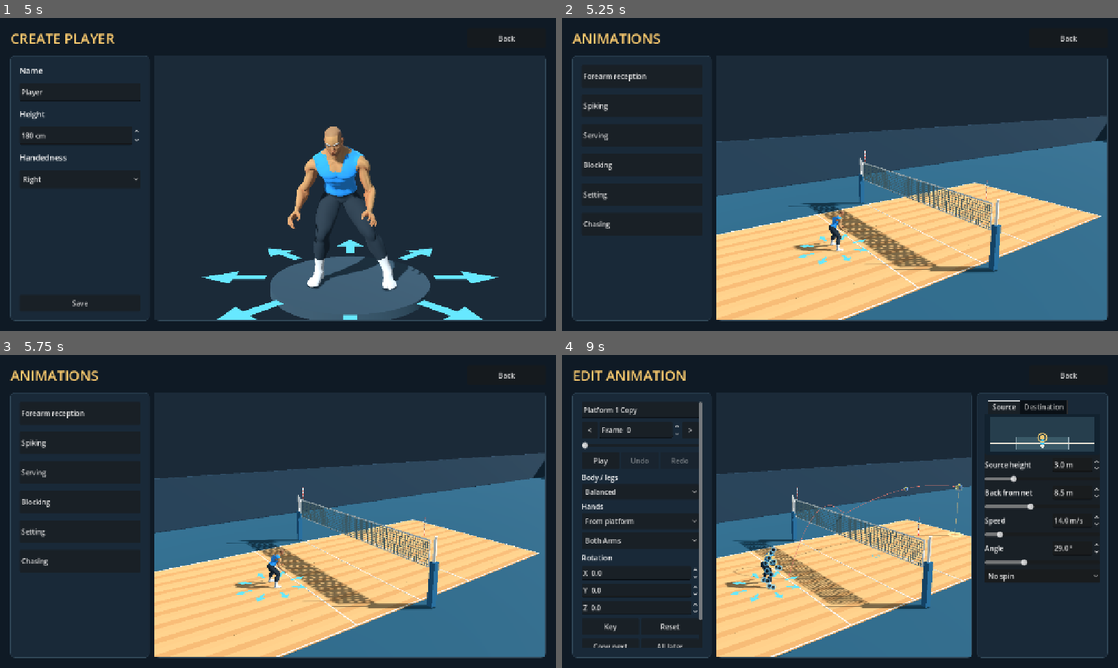
Above: before the commit, frames 1-4 (two rows, left to right).
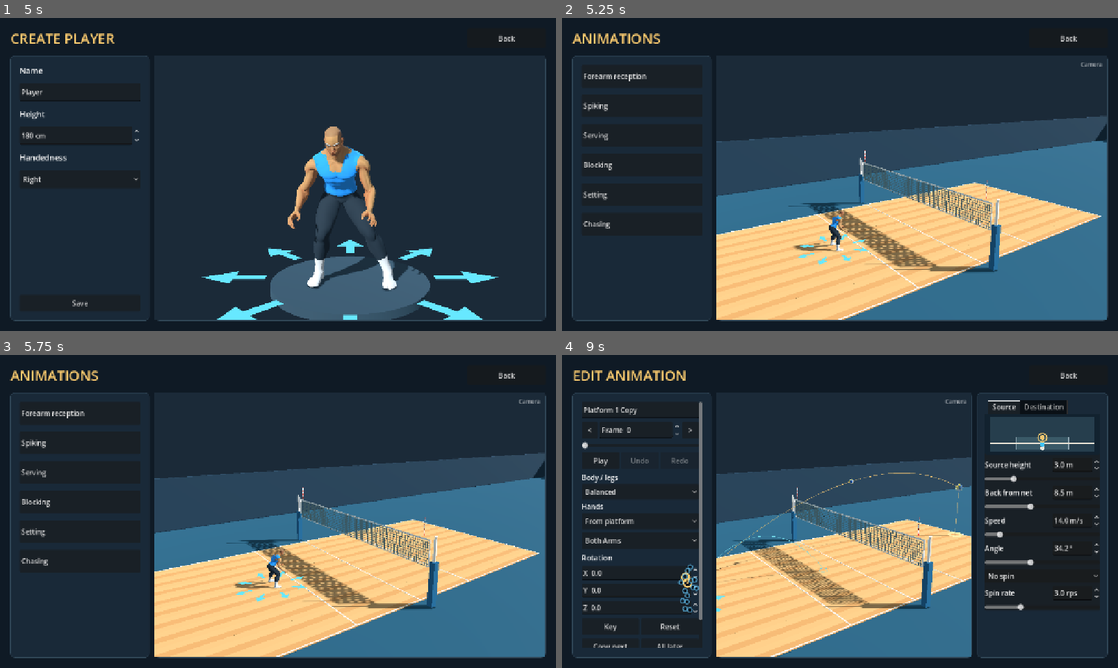
Above: after the commit, the same moments.

Repository: foreandr/volleyball
Game: Godot game, scene res://scenes/main.tscn
Same seed, same stepped clock (60 frames per second), same inputs: the game is played once before the commit and once after it.
Inputs:
- Up to frame 1 (5 s): click "Story" at 0.5 s; click "Back" at 1.25 s; click "Story" at 2 s; click "New" at 2.75 s; click "Back" at 3.5 s; click "New" at 4.25 s
- Up to frame 2 (5.25 s): click "Save" at 5 s
- Up to frame 3 (5.75 s): no input
- Up to frame 4 (9 s): click "Back" at 5.75 s; click "Load" at 6.5 s; click "Player" at 7.25 s; click "Forearm reception" at 8 s; click "Edit" at 8.75 s

Frame 1 is identical in both runs. In frame 2, less than 0.1% of the frame differs, in the area x 93-98%, y 14-16%; in frame 3, less than 0.1%; in frame 4, 1.8%, in the area x 20-97%, y 14-83%.

Commit message:
Add player-control preview and preserve camera and source setup

Diff:
--- a/scripts/animation_editor.gd
+++ b/scripts/animation_editor.gd
@@ -254,6 +254,7 @@
 
 func _process(delta: float) -> void:
 	super._process(delta)
+	if player_controls!=null and player_controls.active: return
 	if session == null: return
 	if playing and setup_drag.mode.is_empty():
 		var first: float = minf(0,ball_preview.contact_time-ball_preview.feed_duration)*EditSession.FPS
@@ -408,6 +409,9 @@
 	return selected
 
 func handle_preview_input(event: InputEvent) -> void:
+	if player_controls!=null and player_controls.active:
+		super.handle_preview_input(event)
+		return
 	if setup_drag != null and not gizmo_drag:
 		var joint_click: bool = event is InputEventMouseButton and event.pressed and event.button_index == MOUSE_BUTTON_LEFT and pick_handle(event.position)>=0
 		if (not joint_click or not setup_drag.mode.is_empty()) and setup_drag.handle(event):
--- a/scripts/court_setup_drag.gd
+++ b/scripts/court_setup_drag.gd
@@ -19,6 +19,7 @@
 	if event is InputEventMouseButton and event.button_index == MOUSE_BUTTON_LEFT:
 		if not event.pressed:
 			if mode.is_empty(): return false
+			if mode=="player" and moved: StorySession.save_preview_setup()
 			if mode == "player" and not moved and click_point.is_finite(): page.angle_control.place_point(click_point,click_mode)
 			mode = ""
 			return true
--- a/scripts/create.gd
+++ b/scripts/create.gd
@@ -19,6 +19,7 @@
 var panning := false
 var ball_controls_host: VBoxContainer
 var right_panel: PanelContainer
+var player_controls: RefCounted
 
 func _ready() -> void:
 	profile = initial_profile()
@@ -100,6 +101,7 @@
 		scroll.add_child(ball_controls_host)
 		build_ball_controls(ball_controls_host)
 	build_controls(controls)
+	if has_ball_controls(): player_controls = preload("res://scripts/preview_player_control.gd").new(self)
 	preview.grab_focus()
 
 func has_ball_controls() -> bool:
@@ -222,6 +224,7 @@
 	world.add_child(platform)
 
 func handle_preview_input(event: InputEvent) -> void:
+	if player_controls!=null and player_controls.active and not event is InputEventKey: return
 	if event is InputEventKey and event.pressed:
 		handle_keyboard(event)
 		return
@@ -243,6 +246,9 @@
 		if panning or dragging: preview.accept_event()
 
 func _process(delta: float) -> void:
+	if player_controls!=null:
+		player_controls.step(delta)
+		if player_controls.active: return
 	var focus := get_viewport().gui_get_focus_owner()
 	if focus is LineEdit or focus is TextEdit: return
 	if Input.is_key_pressed(KEY_CTRL) or Input.is_key_pressed(KEY_ALT) or Input.is_key_pressed(KEY_META): return
@@ -327,6 +333,9 @@
 	if event is InputEventKey and event.pressed: handle_keyboard(event)
 
 func handle_keyboard(event: InputEventKey) -> void:
+	if player_controls!=null and player_controls.handle_key(event):
+		get_viewport().set_input_as_handled()
+		return
 	match event.keycode:
 		KEY_ESCAPE: open_menu()
 		KEY_R,KEY_F: reset_view()
@@ -345,3 +354,7 @@
 				update_camera()
 		_: return
 	get_viewport().set_input_as_handled()
+
+func _input(event: InputEvent) -> void:
+	if event is InputEventKey and event.keycode in [KEY_F1,KEY_F2] and player_controls!=null:
+		handle_keyboard(event)
--- a/scripts/pass_angle_control.gd
+++ b/scripts/pass_angle_control.gd
@@ -99,7 +99,7 @@
 func update_spin_controls() -> void:
 	var type: String = SPINS[spin_picker.selected]
 	for control in [spin_rate_field,float_field]:
-		var show_: bool = type == "Dead float" if control == float_field else not type in ["Dead float","No spin"]
+		var show_: bool = type == "Dead float" if control == float_field else true
 		control.get_parent().visible = show_
 		control.get_meta("slider").visible = show_
 
@@ -156,6 +156,8 @@
 	back_field.set_value_no_signal(StorySession.feed_spot.y-4.0)
 	back_field.get_meta("slider").set_value_no_signal(back_field.value)
 	if pending:
+		var page := get_tree().current_scene
+		if page.get("player_controls")!=null and page.player_controls.active: return
 		pending = false
 		angle_requested.emit(requested)
 
--- /dev/null
+++ b/scripts/preview_player_control.gd
@@ -0,0 +1,106 @@
+extends RefCounted
+var page: Control
+var active := false
+var free_view := {}
+var animator_active := true
+var moving := false
+var indicator: Label
+var save_clock := 0.0
+
+func _init(host: Control) -> void:
+	page = host
+	indicator = Label.new()
+	indicator.text = "Camera"
+	indicator.add_theme_font_size_override("font_size",13)
+	indicator.modulate.a = 0.55
+	indicator.mouse_filter = Control.MOUSE_FILTER_IGNORE
+	page.preview.add_child(indicator)
+	indicator.set_anchors_and_offsets_preset(Control.PRESET_TOP_RIGHT)
+	indicator.offset_left = -80
+	indicator.offset_right = -12
+	indicator.offset_top = 10
+	indicator.offset_bottom = 30
+	indicator.horizontal_alignment = HORIZONTAL_ALIGNMENT_RIGHT
+	var saved: Dictionary = page.get_node("/root/StorySession").preview_camera
+	if not saved.is_empty():
+		page.orbit_yaw = saved.yaw
+		page.orbit_pitch = saved.pitch
+		page.view_distance = saved.distance
+		page.view_focus = saved.focus
+		page.update_camera()
+
+func handle_key(event: InputEventKey) -> bool:
+	if not event.pressed or event.echo or not event.keycode in [KEY_F1,KEY_F2]: return false
+	set_active(event.keycode==KEY_F1)
+	page.preview.grab_focus()
+	return true
+
+func set_active(value: bool) -> void:
+	if active==value: return
+	var actor: Node3D = page.preview_player
+	active = value
+	if active:
+		free_view = {"yaw":page.orbit_yaw,"pitch":page.orbit_pitch,"distance":page.view_distance,"focus":page.view_focus}
+		animator_active = actor.animator.active
+		actor.animator.active = true
+		moving = false
+		actor.play_action("idle")
+		follow_camera()
+	else:
+		page.orbit_yaw = free_view.yaw
+		page.orbit_pitch = free_view.pitch
+		page.view_distance = free_view.distance
+		page.view_focus = free_view.focus
+		actor.animator.active = animator_active
+		if actor.animator.has_animation("custom_preview/clip"):
+			actor.animator.play("custom_preview/clip",0)
+			actor.animator.pause()
+		page.update_camera()
+		page.angle_control.pending = true
+	indicator.text = "Player" if active else "Camera"
+	page.get_node("/root/StorySession").save_preview_setup()
+
+func step(delta: float) -> void:
+	var session = page.get_node("/root/StorySession")
+	save_clock += delta
+	if save_clock>=1:
+		save_clock = 0
+		session.preview_camera = free_view if active else {"yaw":page.orbit_yaw,"pitch":page.orbit_pitch,"distance":page.view_distance,"focus":page.view_focus}
+		session.save_preview_setup()
+	if not active: return
+	var direction := Vector2.ZERO
+	var focus := page.get_viewport().gui_get_focus_owner()
+	if not (focus is LineEdit or focus is TextEdit):
+		direction = Vector2(float(Input.is_physical_key_pressed(KEY_D))-float(Input.is_physical_key_pressed(KEY_A)),float(Input.is_physical_key_pressed(KEY_W))-float(Input.is_physical_key_pressed(KEY_S)))
+		var pads := Input.get_connected_joypads()
+		if not pads.is_empty():
+			var stick := Vector2(Input.get_joy_axis(pads[0],JOY_AXIS_LEFT_X),-Input.get_joy_axis(pads[0],JOY_AXIS_LEFT_Y))
+			if stick.length()>0.15: direction += stick*((stick.length()-0.15)/0.85)/stick.length()
+	move_player(direction.limit_length(),delta)
+
+func move_player(direction: Vector2, delta: float) -> void:
+	var actor: Node3D = page.preview_player
+	var session = page.get_node("/root/StorySession")
+	var forward := (Vector3(0,0,4)-actor.position).normalized()
+	forward.y = 0
+	forward = forward.normalized()
+	var right := forward.cross(Vector3.UP)
+	var movement := (right*direction.x+forward*direction.y)*4.5*delta
+	actor.position.x = clampf(actor.position.x+movement.x,-4,4)
+	actor.position.z = clampf(actor.position.z+movement.z,-4.5,2.5)
+	actor.rotation.y = atan2(forward.x,forward.z)
+	session.pass_start = Vector2(actor.position.x,actor.position.z)
+	var now_moving := direction.length()>0.05
+	if now_moving!=moving:
+		moving = now_moving
+		actor.play_action("run" if moving else "idle")
+	follow_camera()
+
+func follow_camera() -> void:
+	var actor: Node3D = page.preview_player
+	var forward := (Vector3(0,0,4)-actor.position).normalized()
+	forward.y = 0
+	forward = forward.normalized()
+	actor.rotation.y = atan2(forward.x,forward.z)
+	page.preview_camera.position = actor.position-forward*7.5+Vector3.UP*4.2
+	page.preview_camera.look_at(actor.position+forward*2+Vector3.UP*1.1)
--- a/scripts/story_animations.gd
+++ b/scripts/story_animations.gd
@@ -234,6 +234,7 @@
 
 func _process(delta: float) -> void:
 	super._process(delta)
+	if player_controls!=null and player_controls.active: return
 	recipe_poll += delta
 	if recipe_poll>=0.4:
 		recipe_poll = 0
@@ -278,6 +279,9 @@
 	apply_output_angle(angle_control.requested)
 
 func handle_preview_input(event: InputEvent) -> void:
+	if player_controls!=null and player_controls.active:
+		super.handle_preview_input(event)
+		return
 	if setup_drag != null and setup_drag.handle(event):
 		preview.accept_event()
 		return
@@ -304,6 +308,8 @@
 	else: get_tree().change_scene_to_file("res://scenes/story.tscn")
 
 func _input(event: InputEvent) -> void:
+	super._input(event)
+	if event is InputEventKey and event.keycode in [KEY_F1,KEY_F2]: return
 	if event is InputEventJoypadButton and event.pressed and event.button_index == JOY_BUTTON_B:
 		open_menu()
 		get_viewport().set_input_as_handled()
--- a/scripts/story_session.gd
+++ b/scripts/story_session.gd
@@ -82,7 +82,7 @@
 var pass_output_angle := -1.0
 
 var pass_distance := 6.0
-var pass_start := Vector2.ZERO
+var pass_start := Vector2(0,-3.2)
 
 var incoming_speed := 14.0
 var incoming_angle := 40.0
@@ -102,3 +102,22 @@
 
 var reception_body := "Balanced"
 var reception_hands := "From platform"
+var preview_camera := {}
+var preview_hash := 0
+var preview_path := "user://preview_setup.cfg"
+const PREVIEW_FIELDS := ["pass_start","pass_distance","pass_output_angle","incoming_speed","incoming_angle","feed_spot","incoming_spin","spin_rate","float_strength","source_height","feed_fit","ball_tab","pass_destination","pass_apex","destination_fit","preview_camera"]
+
+func _ready() -> void:
+	var config := ConfigFile.new()
+	if config.load(preview_path)==OK:
+		for field in PREVIEW_FIELDS:
+			if config.has_section_key("preview",field): set(field,config.get_value("preview",field))
+
+func save_preview_setup() -> void:
+	var values := {}
+	for field in PREVIEW_FIELDS: values[field] = get(field)
+	var signature := hash(values)
+	if signature==preview_hash: return
+	var config := ConfigFile.new()
+	for field in values: config.set_value("preview",field,values[field])
+	if config.save(preview_path)==OK: preview_hash = signature
Not shown, changed: AGENTS.md
